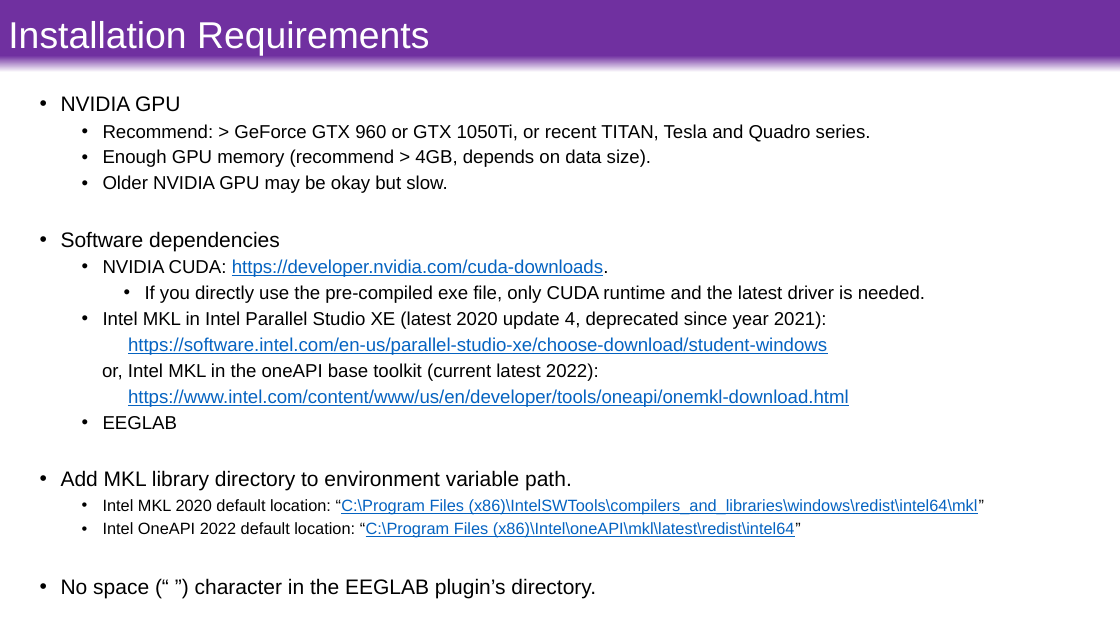
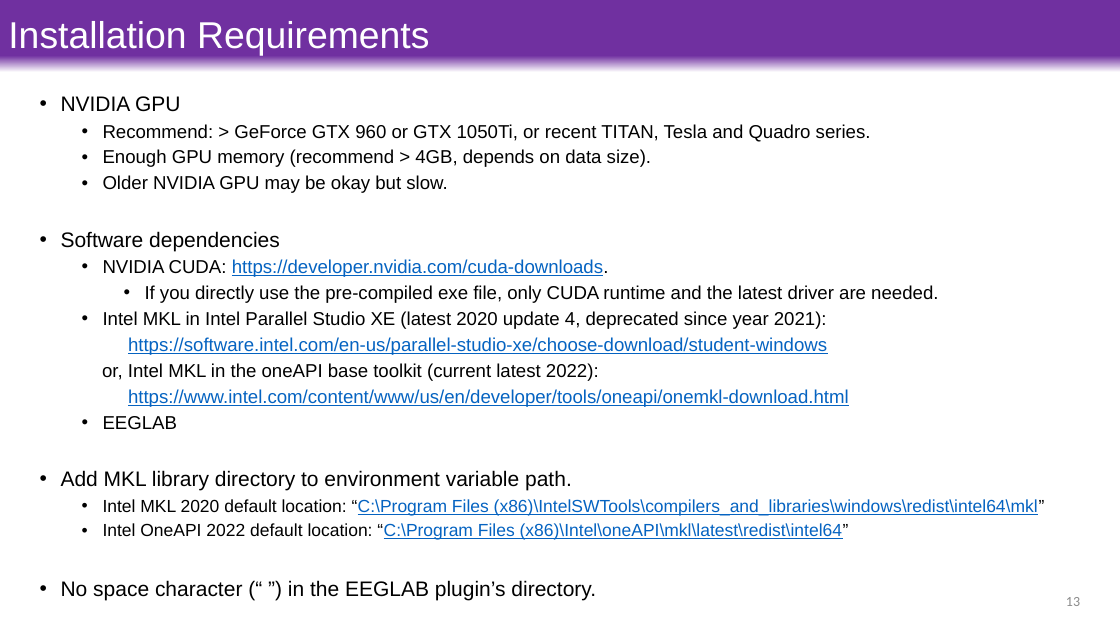
Before and after one commit to CloudyDory/cudaica_win, a slide deck: slide 13 of 2022-04-23 CUDAICA on Windows.pptx. Drawn at 1120x630 pixels with LibreOffice and Linux fonts; fonts in the diff are those of the drawing. Boxes give left, top, right and bottom in pixels: in the first picture for what was removed or moved away, otherwise in the second. Text is boxed around its words. In the diff, an @@ line names an element or a change of style, - is before the commit and + after.

```diff
--- a/2022-04-23 CUDAICA on Windows.pptx
+++ b/2022-04-23 CUDAICA on Windows.pptx
@@ text at box(145, 285, 938, 303): text changed @@
-    • If you directly use the pre-compiled exe file, only CUDA runtime and the latest driver is needed.
+    • If you directly use the pre-compiled exe file, only CUDA runtime and the latest driver are needed.
@@ text at box(103, 499, 1045, 540): size 14 to 15 pt in "Intel MKL 2020 default location: “C:\Program Files ...", "Intel OneAPI 2022 default location: “C:\Program Files ..." @@
@@ text at box(61, 580, 596, 601): text changed @@
-• No space (“ ”) character in the EEGLAB plugin’s directory.
+• No space character (“ ”) in the EEGLAB plugin’s directory.
@@ page number added at box(1066, 597, 1080, 606), 12 pt, text #8C8C8C @@
+13
```
Also in this commit, not shown: 17 other slides changed.
